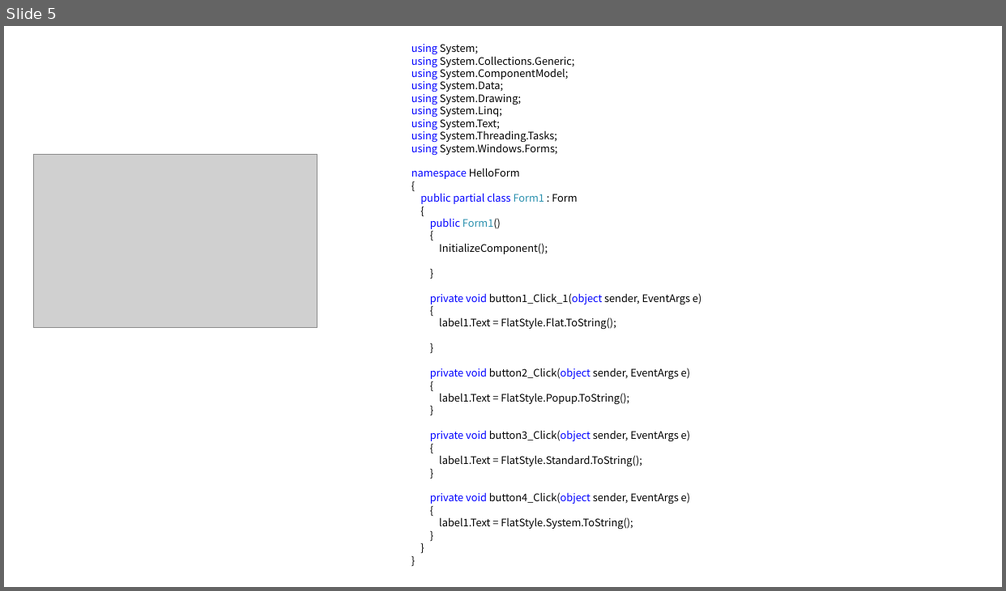
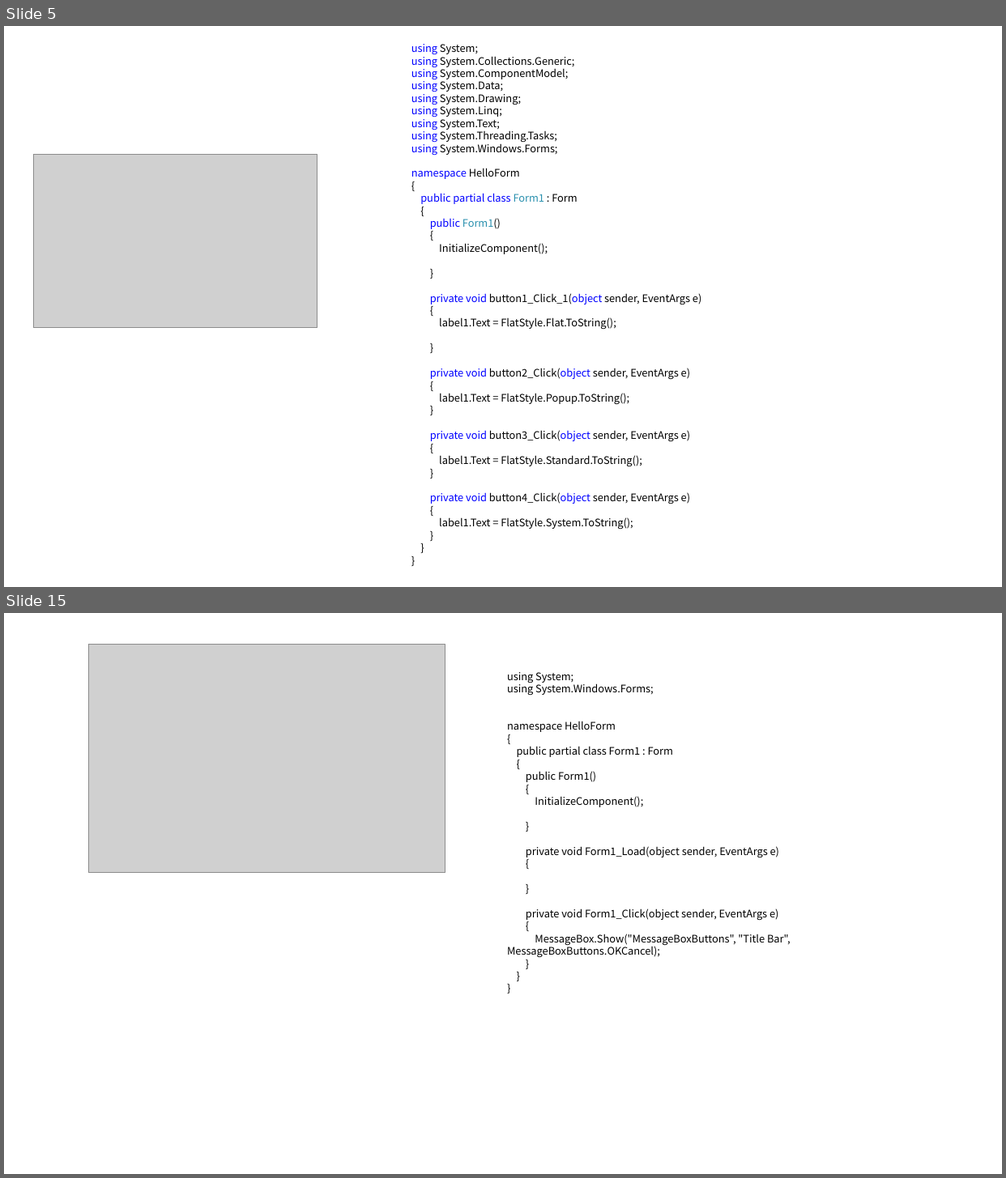
Before and after one commit to Kimhyunjin4455/CSharp, a slide deck: 객체0510.pptx. Shown one above the other, each under a label of ours: slide 5 before the commit, slides 5 and 15 after it; the slides between them are not shown. The pictures are 1006x591 and 1006x1178 pixels, drawn with LibreOffice and Linux fonts; fonts in the diff are those of the drawing; grey boxes stand for pictures. Boxes give left, top, right and bottom in pixels: in the first picture for what was removed or moved away, otherwise in the second. Text is boxed around its words. In the diff, an @@ line names an element or a change of style, - is before the commit and + after.

```diff
--- a/객체0510.pptx
+++ b/객체0510.pptx
@@ slide 15 added at [4,613,1002,1174], background #FFFFFF @@
@@ picture added at [88,645,445,873] @@
@@ text added at [507,672,791,957], 10 pt, text #000000 @@
+using System;
+using System.Windows.Forms;
+namespace HelloForm
+{
+public partial class Form1 : Form
+{
+public Form1()
+{
+InitializeComponent();
+}
+private void Form1_Load(object sender, EventArgs e)
+{
+}
+private void Form1_Click(object sender, EventArgs e)
+{
+MessageBox.Show("MessageBoxButtons", "Title Bar",
+MessageBoxButtons.OKCancel);
+}
+}
+}
```
Also in this commit, not shown: 14 other slides added.
